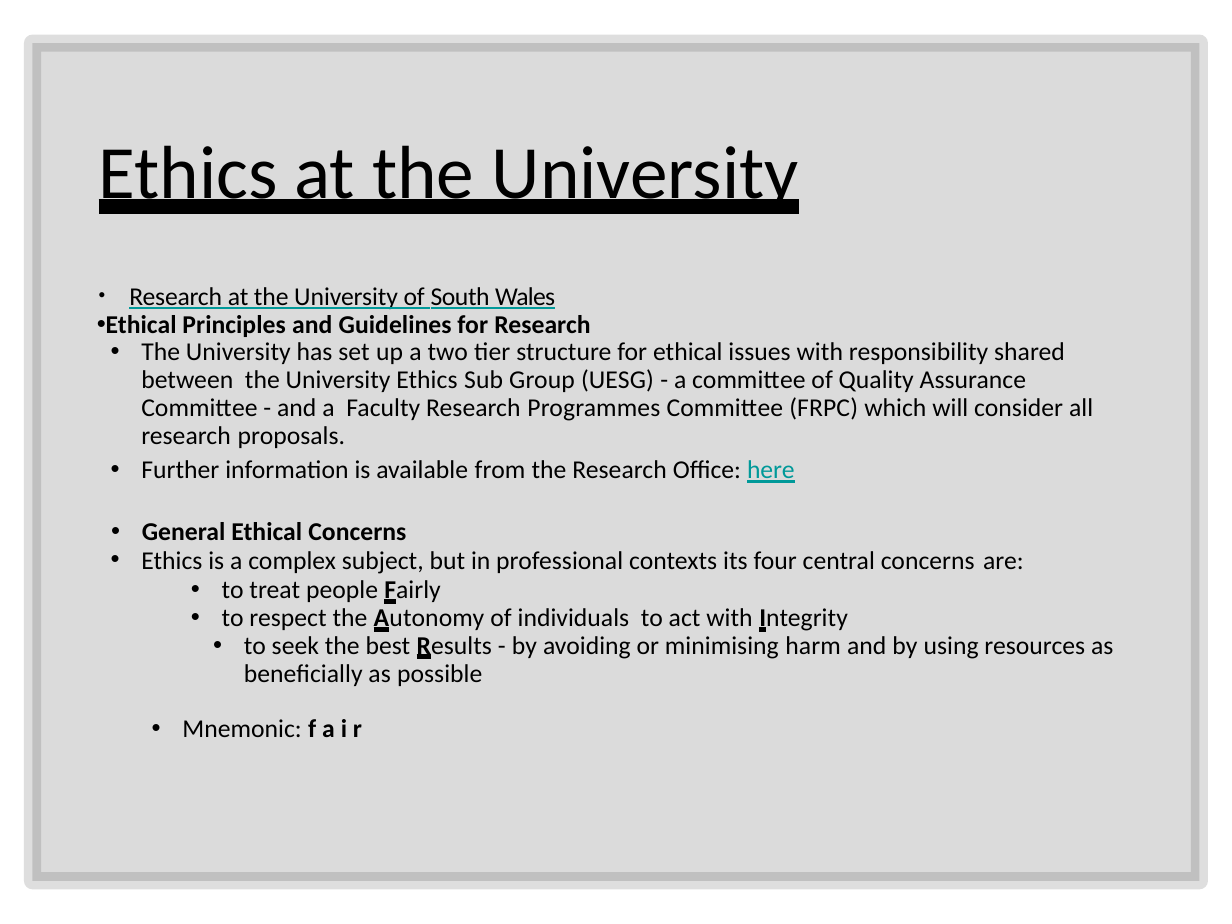
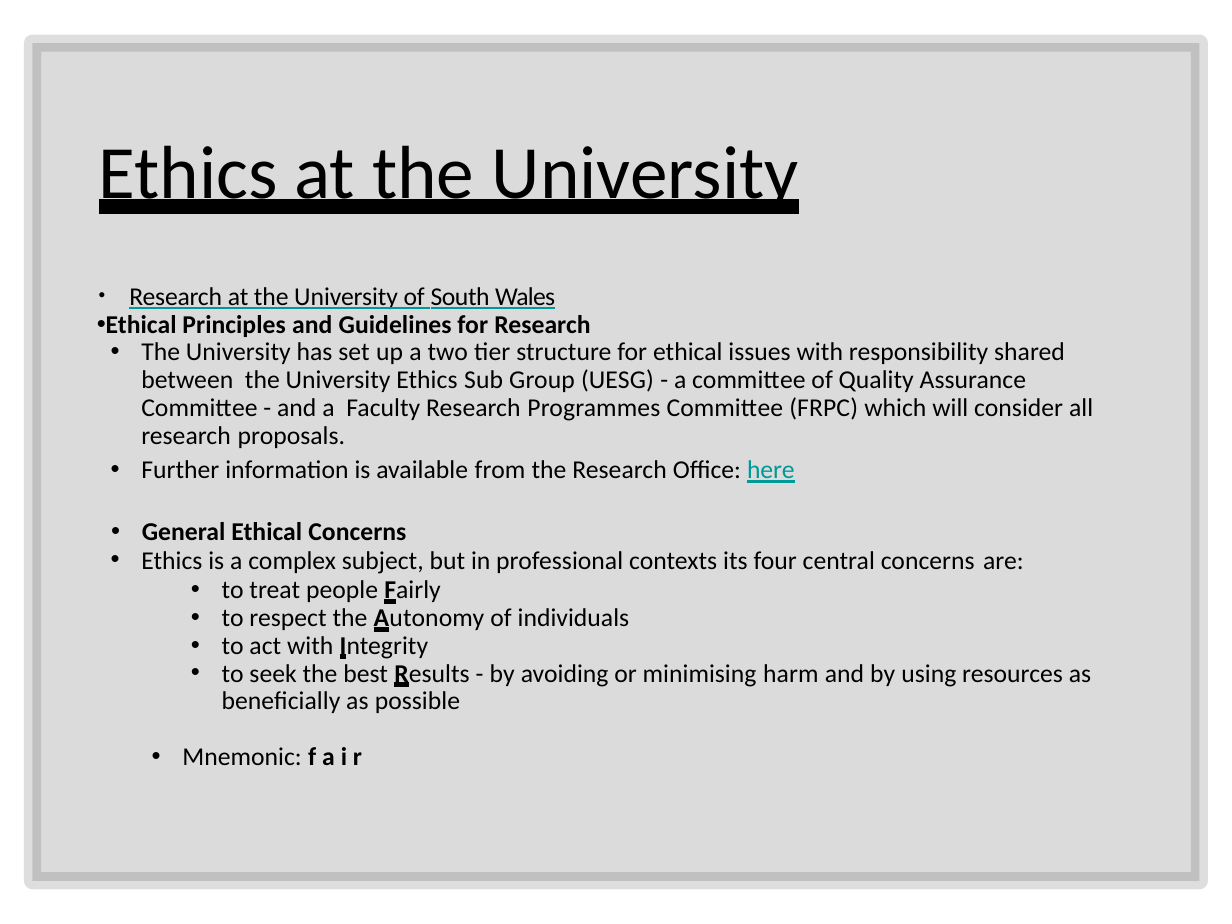
Before and after one commit to M4rk3h/uniWork, a slide deck: slide 12 of dissertation/lectures/Project Seminar 5 - LSEPI.pptx. Drawn at 1232x924 pixels with LibreOffice and Linux fonts; fonts in the diff are those of the drawing. Boxes give left, top, right and bottom in pixels: in the first picture for what was removed or moved away, otherwise in the second. Text is boxed around its words. In the diff, an @@ line names an element or a change of style, - is before the commit and + after.

```diff
--- a/dissertation/lectures/Project Seminar 5 - LSEPI.pptx
+++ b/dissertation/lectures/Project Seminar 5 - LSEPI.pptx
@@ text at box(222, 608, 630, 659): text changed @@
-    • to respect the Autonomy of individuals to act with Integrity
+    • to respect the Autonomy of individuals
+    • to act with Integrity
@@ text at box(222, 664, 1091, 713): indent changed @@
```
Also in this commit, not shown: 9 other slides changed, 2 other files.
